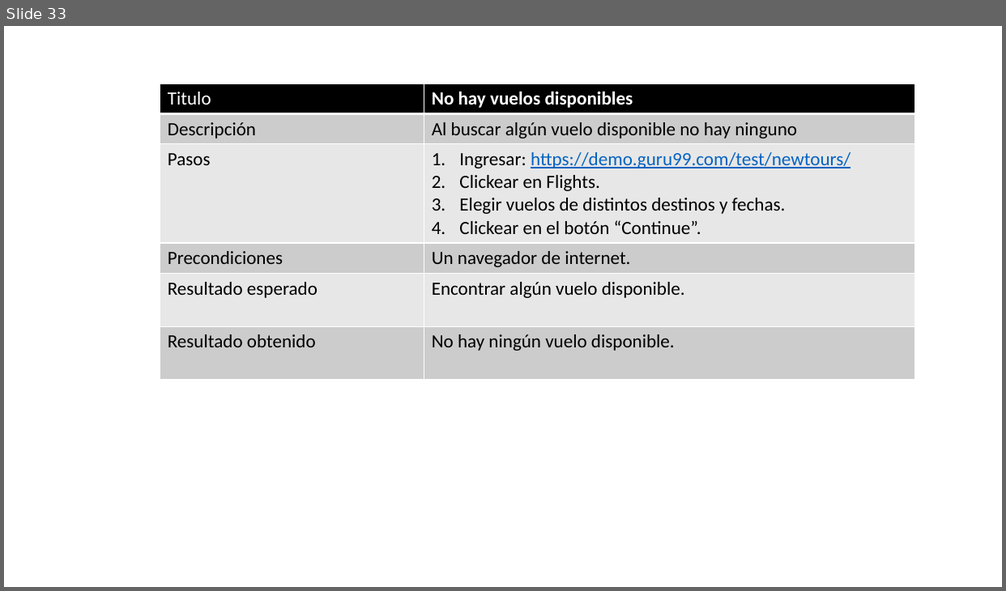
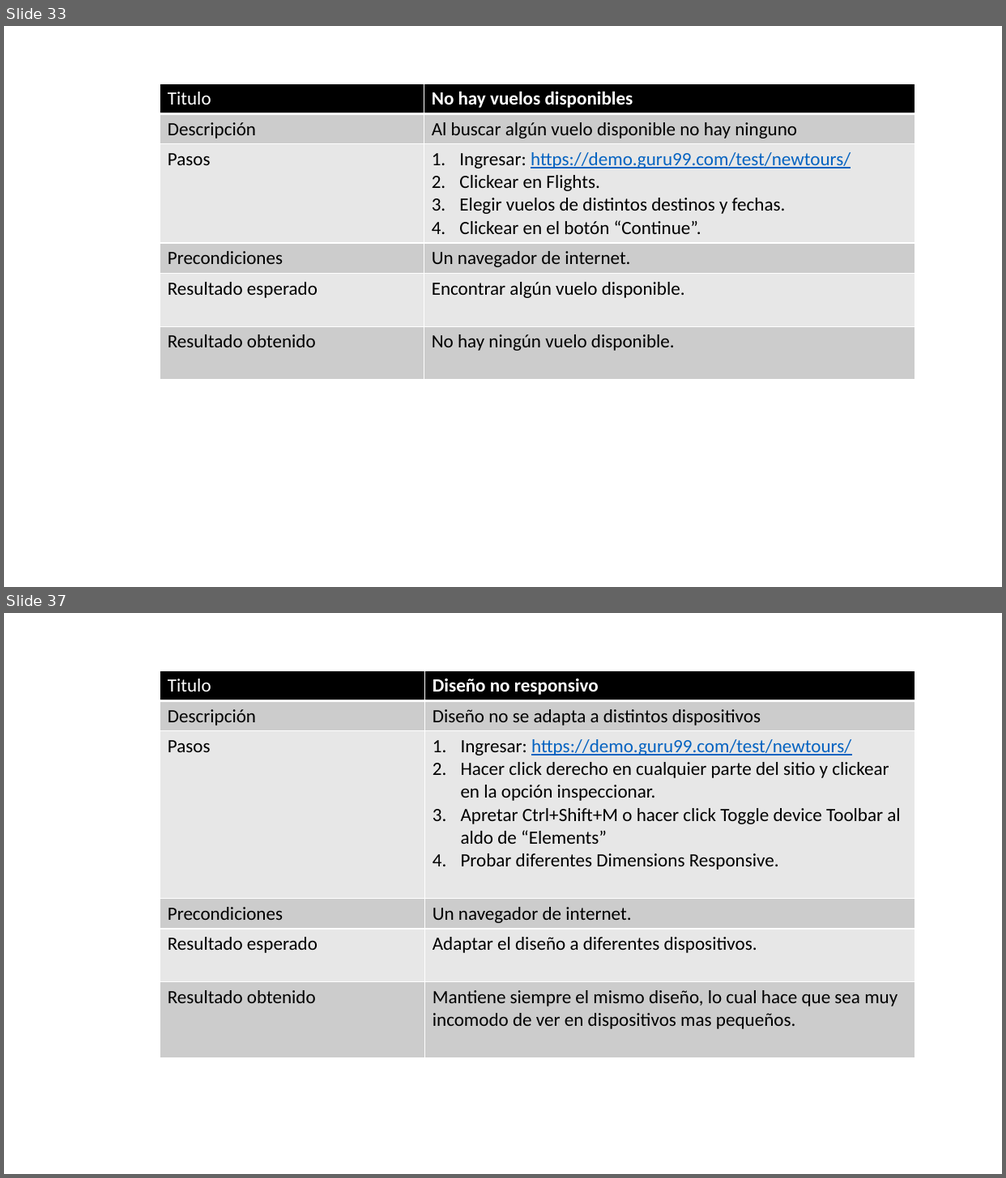
Before and after one commit to Tusuegra510/reporte-de-errores-informatorio, a slide deck: alumnos/gabriel_gonzalez/errores_guru.pptx. Shown one above the other, each under a label of ours: slide 33 before the commit, slides 33 and 37 after it; the slides between them are not shown. The pictures are 1006x591 and 1006x1178 pixels, drawn with LibreOffice and Linux fonts; fonts in the diff are those of the drawing. Boxes give left, top, right and bottom in pixels: in the first picture for what was removed or moved away, otherwise in the second. Text is boxed around its words. In the diff, an @@ line names an element or a change of style, - is before the commit and + after.

Commit message:
Encontrando bug 7 diseño responsivo no se adapta

```diff
--- a/alumnos/gabriel_gonzalez/errores_guru.pptx
+++ b/alumnos/gabriel_gonzalez/errores_guru.pptx
@@ slide 37 added at (x1=4, y1=613, x2=1002, y2=1174), background #FFFFFF @@
@@ table added at (x1=160, y1=671, x2=915, y2=1054), 6 rows, 2 columns @@
+Titulo | Diseño no responsivo
+Descripción | Diseño no se adapta a distintos dispositivos
+Pasos | Ingresar: https://demo.guru99.com/test/newtours/ / Hacer click derecho en cualquier parte del sitio y clickear en la opción inspeccionar. / Apretar Ctrl+Shift+M o hacer click Toggle device Toolbar al aldo de “Elements” / Probar diferentes Dimensions Responsive.
+Precondiciones | Un navegador de internet.
+Resultado esperado | Adaptar el diseño a diferentes dispositivos.
+Resultado obtenido | Mantiene siempre el mismo diseño, lo cual hace que sea muy incomodo de ver en dispositivos mas pequeños.
```
Also in this commit, not shown: 3 other slides added, 1 slide removed.
